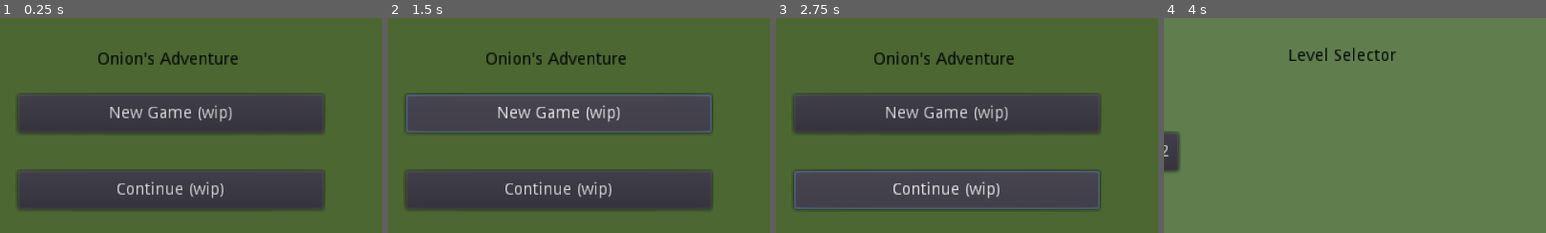
Above: before the commit, frames 1-4 (left to right).
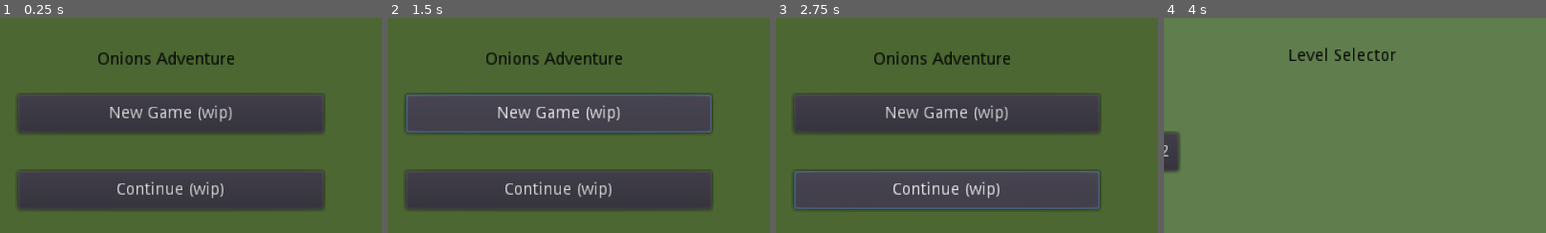
Above: after the commit, the same moments.

Repository: DamianKoch1/OnionsAdventure
Game: Godot game, scene res://Menus/MainMenu.tscn
Two runs of this game, one before a commit and one after it. Both use one fixed random seed, a clock stepped at 60 frames per second and the inputs below.
Inputs:
- Up to frame 1 (0.25 s): no input
- Up to frame 2 (1.5 s): click "New Game (wip)" at 0.5 s; click "New Game (wip)" at 1.25 s
- Up to frame 3 (2.75 s): click "Continue (wip)" at 2 s
- Up to frame 4 (4 s): click "Continue (wip)" at 2.75 s; click "Level Selection" at 3.5 s
The pictures show only the part of the screen within x 28-78%, y 0-50%; the shares and areas given below are measured in that part.

The runs differ from the first frame. In frame 1, 0.7% of the frame differs, in the area x 37-63%, y 15-22%; in frame 2, 0.7%; in frame 3, 0.7%; in frame 4, nothing differs.

Commit message:
small main menu title change

Diff:
--- a/Levels/Prototype 0.tscn
+++ b/Levels/Prototype 0.tscn
@@ -29,6 +29,7 @@
 [ext_resource path="res://Enemies/Bitchy_Satu.png" type="Texture" id=27]
 [ext_resource path="res://Enemies/Mealy_Variation.png" type="Texture" id=28]
 [ext_resource path="res://Enemies/Snarki_Snark_Variation.png" type="Texture" id=29]
+[ext_resource path="res://Enemies/Muddy_Variation.png" type="Texture" id=30]
 
 [sub_resource type="Curve2D" id=1]
 
@@ -293,6 +294,7 @@
 
 [node name="FollowingEnemy" parent="." index="24" instance=ExtResource( 17 )]
 
+editor/display_folded = true
 position = Vector2( 2905.98, -38.2072 )
 
 [node name="Enemy" parent="FollowingEnemy" index="1"]
@@ -614,13 +616,120 @@
 
 [node name="Snail2" parent="enemy color test" index="9" instance=ExtResource( 23 )]
 
-position = Vector2( 2503.85, 22.5375 )
+editor/display_folded = true
+position = Vector2( 2426.87, 101.027 )
 movespeed = 0.5
 pathLooped = false
 
 [node name="Sprite" parent="enemy color test/Snail2/EnemyPath/Enemy/Sprites" index="0"]
 
+scale = Vector2( -0.086084, 0.117914 )
 texture = ExtResource( 29 )
+region_enabled = true
+region_rect = Rect2( -96, 68, 524, 328 )
+_sections_unfolded = [ "Region", "Transform", "Visibility" ]
+
+[node name="Snail3" parent="enemy color test" index="10" instance=ExtResource( 23 )]
+
+editor/display_folded = true
+position = Vector2( 2394.04, 145.178 )
+movespeed = 0.5
+pathLooped = false
+
+[node name="Sprite" parent="enemy color test/Snail3/EnemyPath/Enemy/Sprites" index="0"]
+
+scale = Vector2( -0.086084, 0.117914 )
+texture = ExtResource( 29 )
+region_enabled = true
+region_rect = Rect2( 400, 152, 520, 240 )
+_sections_unfolded = [ "Region", "Transform", "Visibility" ]
+
+[node name="Snail4" parent="enemy color test" index="11" instance=ExtResource( 23 )]
+
+editor/display_folded = true
+position = Vector2( 2440.83, 189.328 )
+movespeed = 0.5
+pathLooped = false
+
+[node name="Sprite" parent="enemy color test/Snail4/EnemyPath/Enemy/Sprites" index="0"]
+
+scale = Vector2( -0.086084, 0.117914 )
+texture = ExtResource( 29 )
+region_enabled = true
+region_rect = Rect2( 904, 108, 460, 256 )
+_sections_unfolded = [ "Region", "Transform", "Visibility" ]
+
+[node name="FollowingEnemy2" parent="enemy color test" index="12" instance=ExtResource( 17 )]
+
+editor/display_folded = true
+position = Vector2( 2961.85, -31.2238 )
+
+[node name="Enemy" parent="enemy color test/FollowingEnemy2" index="1"]
+
+editor/display_folded = false
+
+[node name="Sprites" parent="enemy color test/FollowingEnemy2/Enemy" index="2"]
+
+editor/display_folded = false
+
+[node name="Sprite" parent="enemy color test/FollowingEnemy2/Enemy/Sprites" index="0"]
+
+modulate = Color( 1, 1, 1, 1 )
+self_modulate = Color( 1, 1, 1, 1 )
+position = Vector2( 4.94033, -4.29388 )
+scale = Vector2( 0.370634, 0.380751 )
+texture = ExtResource( 30 )
+region_enabled = true
+region_rect = Rect2( 8, 20, 460, 348 )
+_sections_unfolded = [ "Region", "Visibility" ]
+
+[node name="FollowingEnemy3" parent="enemy color test" index="13" instance=ExtResource( 17 )]
+
+editor/display_folded = true
+position = Vector2( 3029.95, -25.6643 )
+
+[node name="Enemy" parent="enemy color test/FollowingEnemy3" index="1"]
+
+editor/display_folded = false
+
+[node name="Sprites" parent="enemy color test/FollowingEnemy3/Enemy" index="2"]
+
+editor/display_folded = false
+
+[node name="Sprite" parent="enemy color test/FollowingEnemy3/Enemy/Sprites" index="0"]
+
+modulate = Color( 1, 1, 1, 1 )
+self_modulate = Color( 1, 1, 1, 1 )
+position = Vector2( 4.94033, -4.29388 )
+scale = Vector2( 0.370634, 0.380751 )
+texture = ExtResource( 30 )
+region_enabled = true
+region_rect = Rect2( 452, 36, 380, 316 )
+_sections_unfolded = [ "Region", "Visibility" ]
+
+[node name="FollowingEnemy4" parent="enemy color test" index="14" instance=ExtResource( 17 )]
+
+editor/display_folded = true
+position = Vector2( 3132.34, -32.6137 )
+
+[node name="Enemy" parent="enemy color test/FollowingEnemy4" index="1"]
+
+editor/display_folded = false
+
+[node name="Sprites" parent="enemy color test/FollowingEnemy4/Enemy" index="2"]
+
+editor/display_folded = false
+
+[node name="Sprite" parent="enemy color test/FollowingEnemy4/Enemy/Sprites" index="0"]
+
+modulate = Color( 1, 1, 1, 1 )
+self_modulate = Color( 1, 1, 1, 1 )
+position = Vector2( 4.94033, -4.29388 )
+scale = Vector2( 0.370634, 0.380751 )
+texture = ExtResource( 30 )
+region_enabled = true
+region_rect = Rect2( 844, 28, 380, 352 )
+_sections_unfolded = [ "Region", "Visibility" ]
 
 
 [editable path="Onion"]
@@ -643,3 +752,8 @@
 [editable path="enemy color test/Worm3"]
 [editable path="enemy color test/Worm4"]
 [editable path="enemy color test/Snail2"]
+[editable path="enemy color test/Snail3"]
+[editable path="enemy color test/Snail4"]
+[editable path="enemy color test/FollowingEnemy2"]
+[editable path="enemy color test/FollowingEnemy3"]
+[editable path="enemy color test/FollowingEnemy4"]
--- a/Menus/MainMenu.tscn
+++ b/Menus/MainMenu.tscn
@@ -81,7 +81,7 @@
 percent_visible = 1.0
 meta_underlined = true
 tab_size = 4
-text = "Onion's Adventure"
+text = "Onions Adventure"
 scroll_active = true
 scroll_following = false
 selection_enabled = false
--- a/project.godot
+++ b/project.godot
@@ -23,6 +23,7 @@
 window/size/width=640
 window/size/height=360
 window/size/resizable=false
+window/size/fullscreen=true
 window/size/always_on_top=true
 window/size/test_width=1280
 window/size/test_height=720
Not shown: 1 places in Levels/Prototype 0.tscn that only renumber resources
